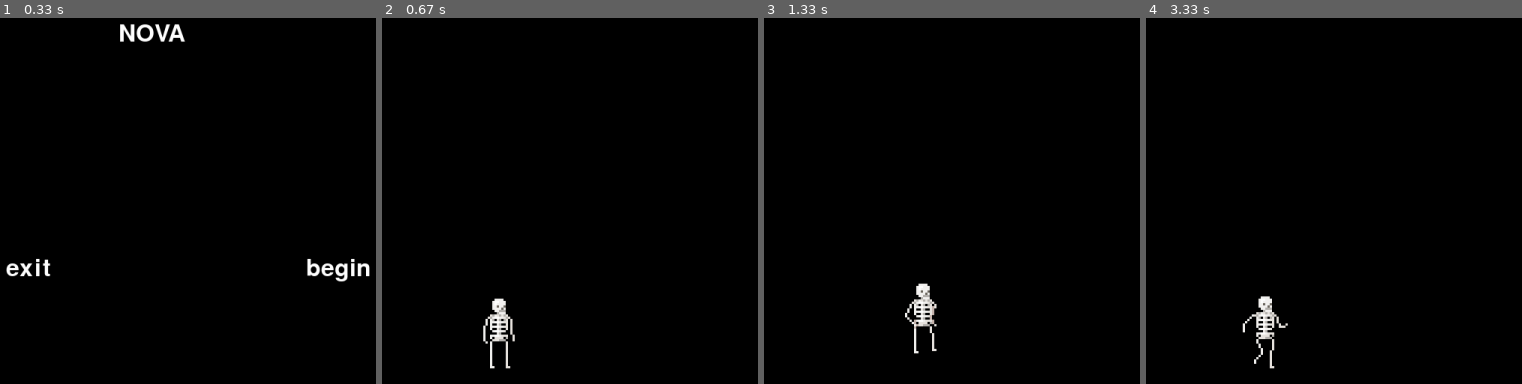
Above: before the commit, frames 1-4 (left to right).
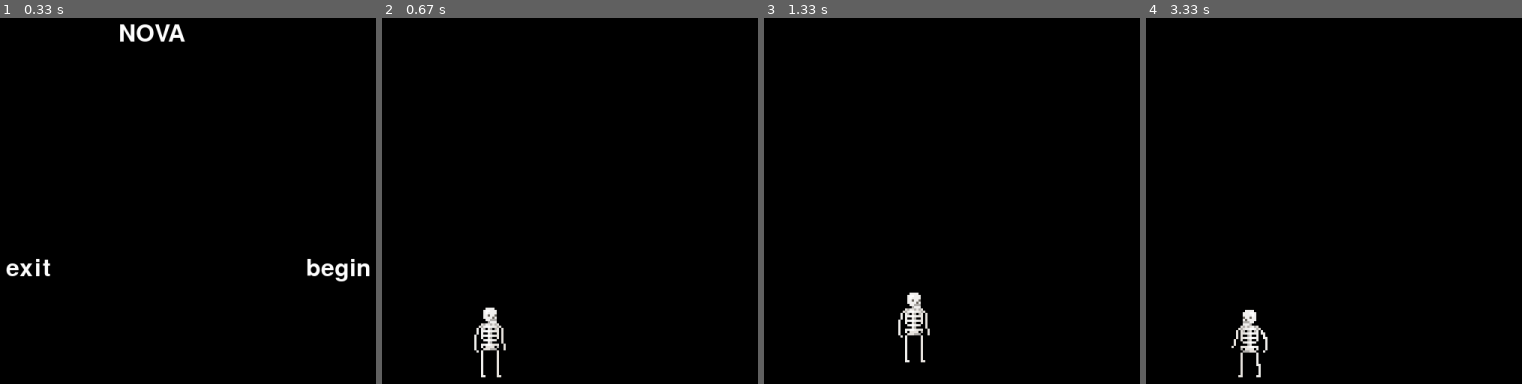
Above: after the commit, the same moments.

Repository: Leilaniriv/COMP323
Game: pygame game, started from COMP323/Project/start_screen.py
The game is run twice, just before and just after one commit, with the same random seed, the same clock (stepped at 60 frames per second) and the same inputs.
Inputs (mouse positions are in pixels of both pictures, inside the frame that each line leads up to):
- Up to frame 1 (0.33 s): no input
- Up to frame 2 (0.67 s): click "begin" at 0.38 s
- Up to frame 3 (1.33 s): hold Right 0.67-1.13 s; move the mouse to (888, 186) at 0.7 s; hold Up from 1.17 s (still down)
- Up to frame 4 (3.33 s): release Up at 1.47 s; hold Right 1.5-1.97 s; hold Left 2-2.53 s; hold Down 2.57-2.87 s; hold Left 2.9-3.3 s

Frame 1 is identical in both runs. In frame 2, 1.1% of the frame differs, in the area x 24-36%, y 76-99%; in frame 3, 1.1%; in frame 4, 1.3%, in the area x 22-38%, y 75-99%.

Commit message:
Updated left-facing animation

Diff:
--- a/COMP323/Project/start_screen.py
+++ b/COMP323/Project/start_screen.py
@@ -39,6 +39,7 @@
                 if event.type == pygame.QUIT:
                     pygame.quit()
                     sys.exit()
+
                 if event.type == pygame.MOUSEBUTTONDOWN:
                 #if exit is clicked page exits
                     if exit_button.collidepoint(mouse):
@@ -46,20 +47,18 @@
                         sys.exit()
                 #if begin button is clicked game begins
                     if begin_button.collidepoint(mouse):
-                        running = False
+                        #running = False
                         self.game_loop()
 
 
         #buttons are black, when hovered over they are drawn white
             if exit_button.collidepoint(mouse):
                 pygame.draw.rect(self.screen,light, exit_button)
-            else:
-                pygame.draw.rect(self.screen, black, exit_button)
 
             if begin_button.collidepoint(mouse):
                 pygame.draw.rect(self.screen,light, begin_button)
-            else:
-                pygame.draw.rect(self.screen, black, begin_button)
+
+
         #puts the title, exit button, and begin button
             self.screen.blit(exit, (width/4+100, height/2 + 125))
             self.screen.blit(begin, (width/2+200, height/2 + 125))
@@ -76,18 +75,24 @@
 
 
         #Creates sprite from spritesheet
-        sprite = pygame.image.load('skeleton.png').convert_alpha()
+        sprite = pygame.image.load('skeletons.png').convert_alpha()
         sprite_sheet = SpriteSheet(sprite)
 
         #animation list
         an_list = []
-        an_steps = 10
+        an_steps = [10,10]
+        action = 0
         frame = 0
         frame_delay = 20
         frame_counter = 0
+        step_counter = 0
 
-        for i in range (an_steps):
-            an_list.append(sprite_sheet.get_sprite(i, 32, 45, 3, black))
+        for animation in an_steps:
+            temp_list = []
+            for _ in range (animation):
+                temp_list.append(sprite_sheet.get_sprite(step_counter, 32, 45, 3, black))
+                step_counter += 1
+            an_list.append(temp_list)
 
 
         run = True
@@ -107,15 +112,20 @@
 
             if keys[pygame.K_LEFT] and x > 0:
                 x -= 2
+                action = 1
                 moving = True
 
-            if keys[pygame.K_RIGHT] and x < width - sprite_width:
+            elif keys[pygame.K_RIGHT] and x < width - sprite_width:
                 x += 2
+                action = 0
                 moving = True
+            else:
+                frame = 0
 
             if keys[pygame.K_UP] and y > 0:
                 y -= 2
                 moving = True
+
             if keys[pygame.K_DOWN] and y < height - sprite_height:
                 y += 2
                 moving = True
@@ -125,10 +135,11 @@
                 frame_counter += 1
 
             if frame_counter >= frame_delay:
-                frame = (frame + 1) % an_steps
+                frame = (frame + 1) % len(an_list[action])
                 frame_counter = 0
+
         #draws sprite on screen
-            self.screen.blit(an_list[frame], (x, y))
+            self.screen.blit(an_list[action][frame], (x, y))
             pygame.display.update()
             self.clock.tick(60)
 
Binary file removed: skeleton.png
Binary file added: skeletons.png
